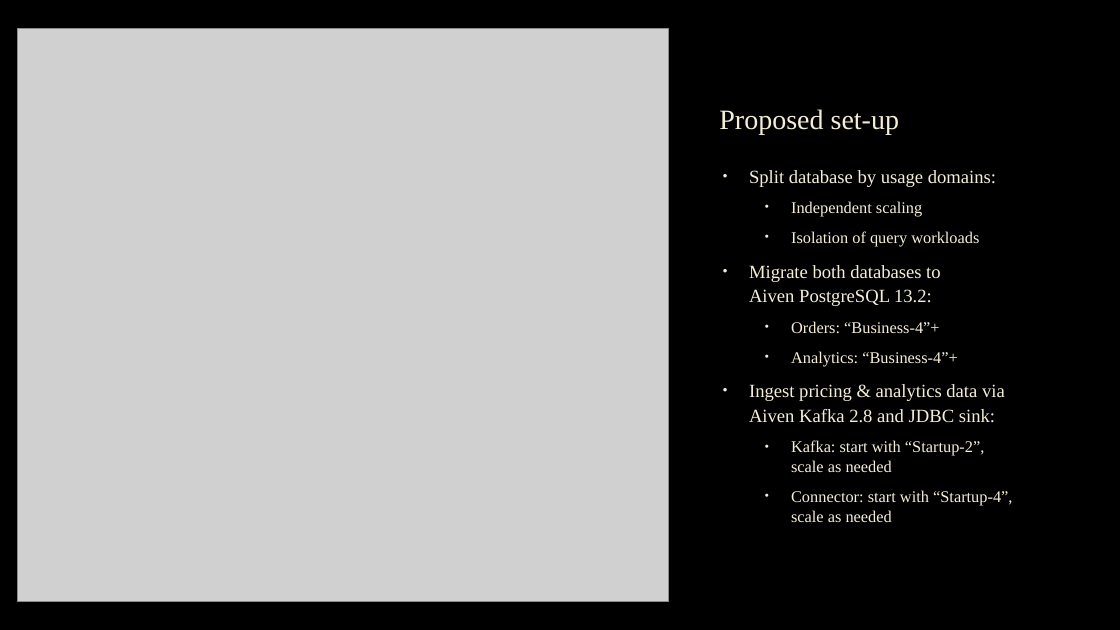
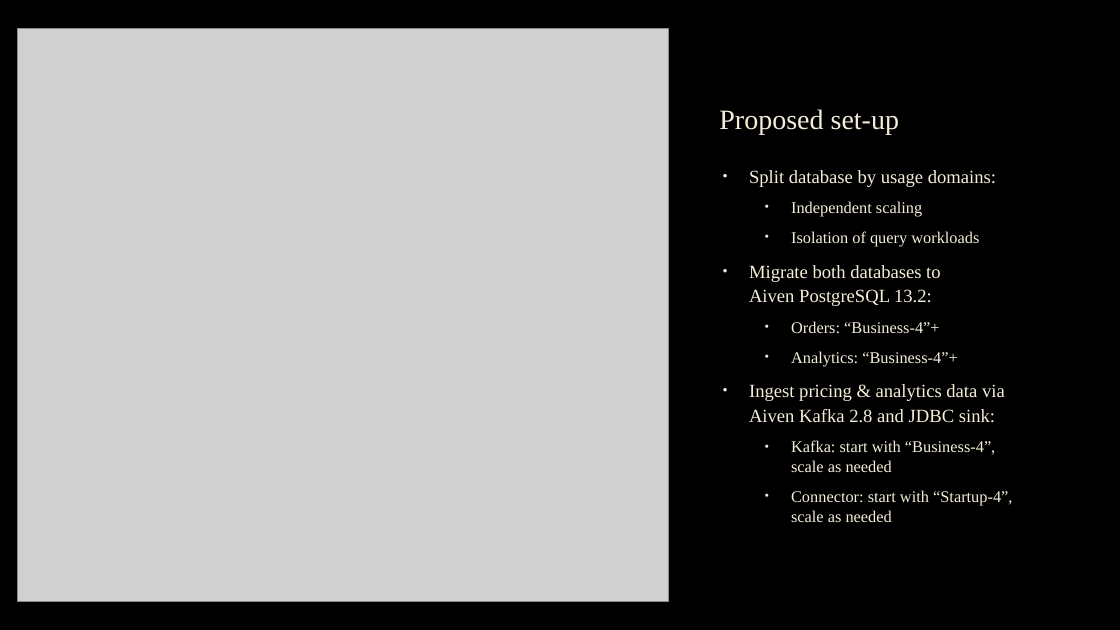
Before and after one commit to laksyt/lks-bramante, a slide deck: slide 4 of src/presentation/lks-bramante.pptx. Drawn at 1120x630 pixels with LibreOffice and Linux fonts; fonts in the diff are those of the drawing; grey boxes stand for pictures; background and template pictures are left out. Boxes give left, top, right and bottom in pixels: in the first picture for what was removed or moved away, otherwise in the second. Text is boxed around its words. In the diff, an @@ line names an element or a change of style, - is before the commit and + after.

Commit message:
Update minimal required plan for Kafka in presentation

```diff
--- a/src/presentation/lks-bramante.pptx
+++ b/src/presentation/lks-bramante.pptx
@@ subtitle at bbox=[791, 440, 995, 472]: text changed @@
-  • Kafka: start with “Startup-2”,
-    scale as needed
+  • Kafka: start with “Business-4”,
+    scale as needed
```
Also in this commit, not shown: 1 other file.
